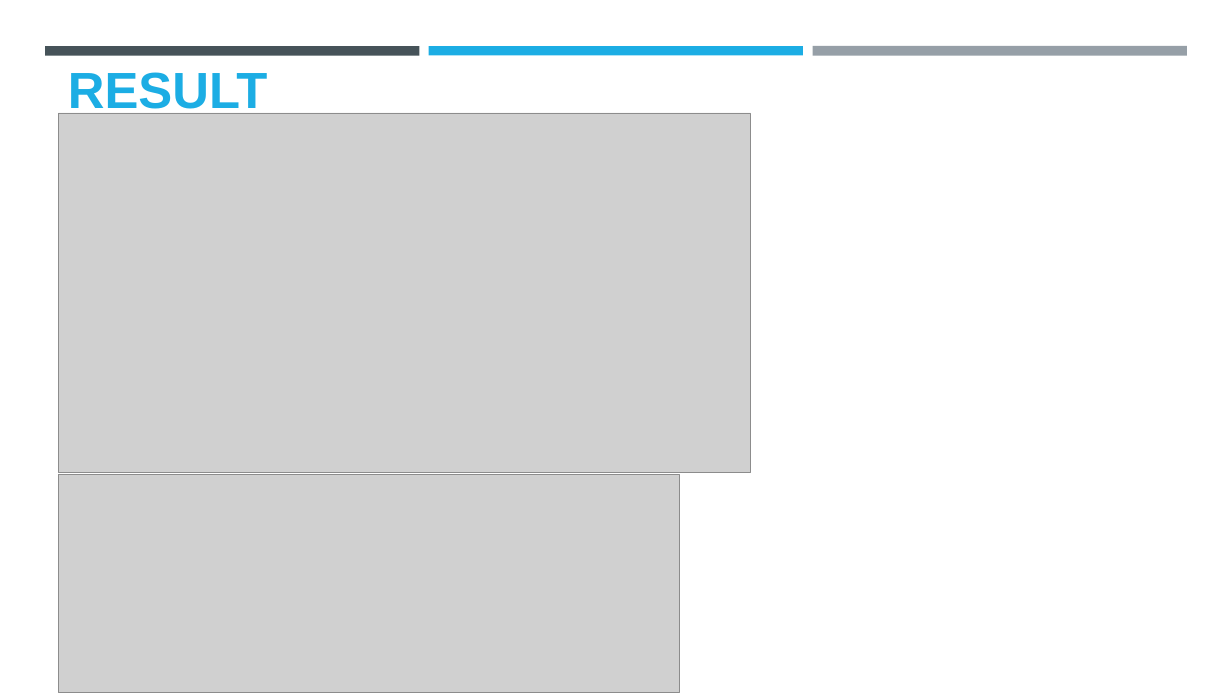
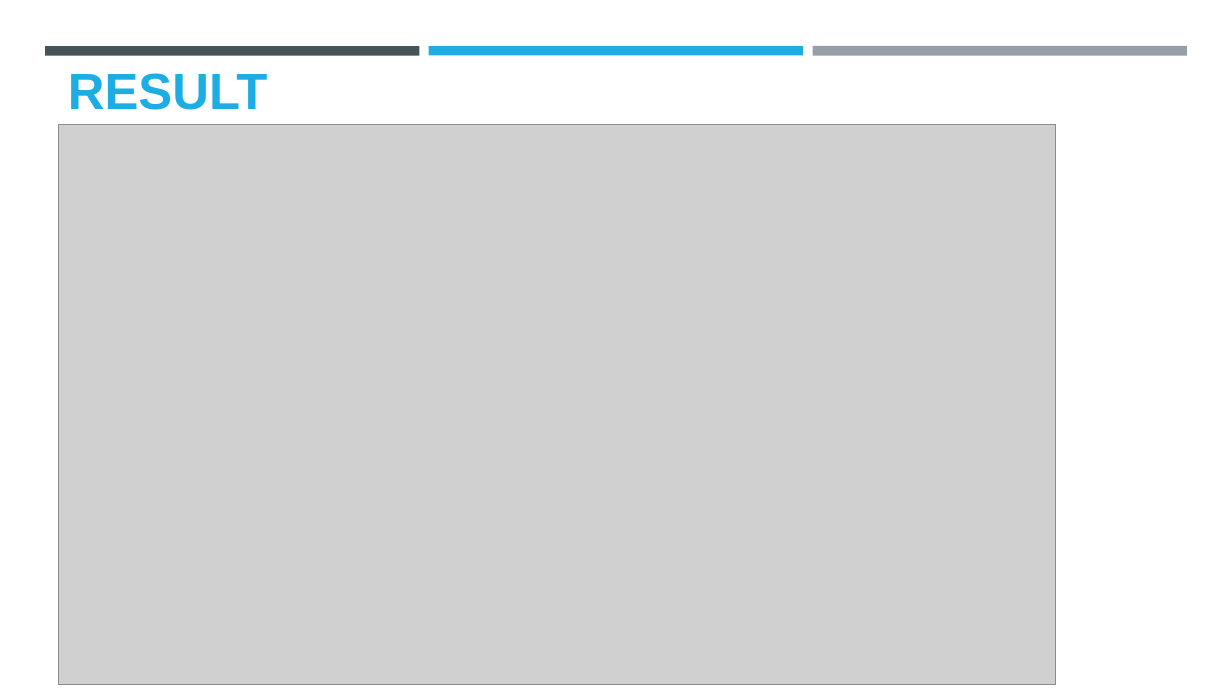
Before and after one commit to hd-bharath28/E-Commerce-Product-Showcase, a slide deck: slide 6 of Project Template.pptx (slide 7 before the commit). Drawn at 1232x693 pixels with LibreOffice and Linux fonts; fonts in the diff are those of the drawing; grey boxes stand for pictures; background and template pictures are left out. Boxes give left, top, right and bottom in pixels: in the first picture for what was removed or moved away, otherwise in the second. Text is boxed around its words. In the diff, an @@ line names an element or a change of style, - is before the commit and + after.

```diff
--- a/Project Template.pptx
+++ b/Project Template.pptx
@@ title "RESULT" rewrapped from [68,72,267,119] to [68,73,267,110] @@
@@ picture removed at [59,113,751,472] @@
@@ picture added at [59,125,1056,685] @@
@@ picture removed at [59,475,679,693] @@
```
Also in this commit, not shown: 3 other slides changed, 3 slides added.
